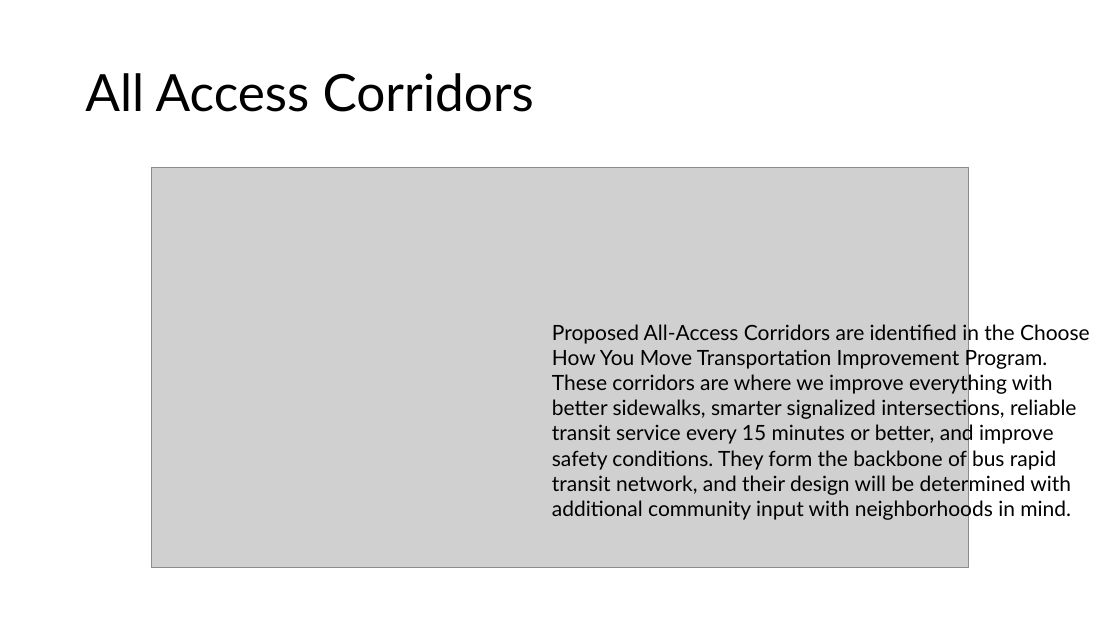
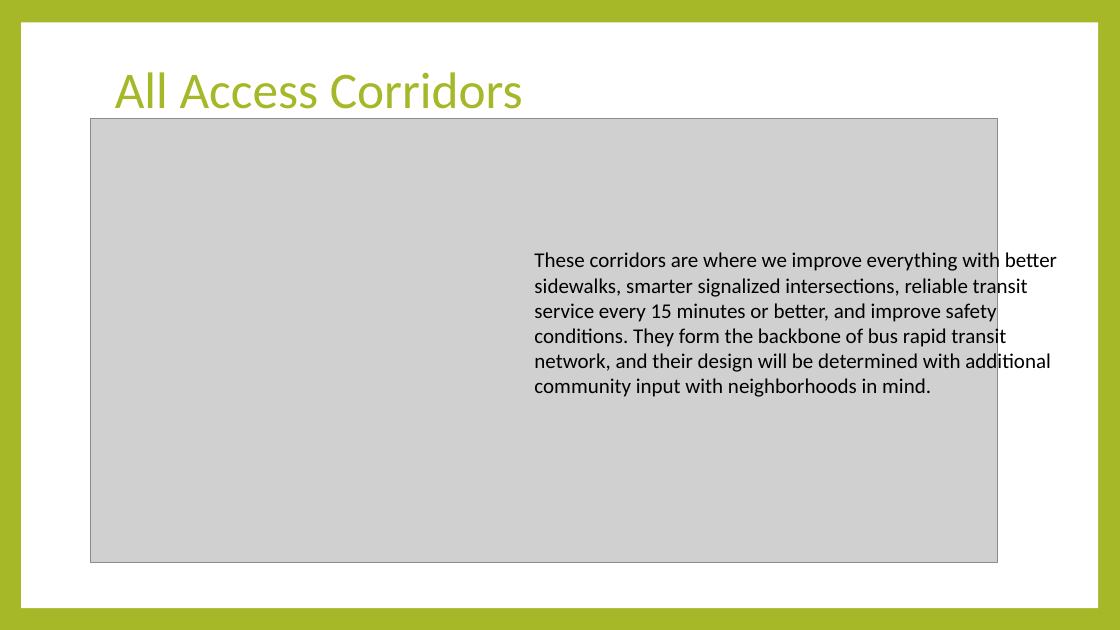
Before and after one commit to NSS-Full-Time-Data-Analytics-14/Capstone_jaime, a slide deck: slide 6 of capstonepresentation.pptx (slide 4 before the commit). Drawn at 1120x630 pixels with LibreOffice and Linux fonts; fonts in the diff are those of the drawing; grey boxes stand for pictures. Boxes give left, top, right and bottom in pixels: in the first picture for what was removed or moved away, otherwise in the second. Text is boxed around its words. In the diff, an @@ line names an element or a change of style, - is before the commit and + after.

```diff
--- a/capstonepresentation.pptx
+++ b/capstonepresentation.pptx
@@ background #FFFFFF to #A6B727 @@
@@ rectangle added at box(21, 23, 1098, 608), fill #FFFFFF @@
@@ title "All Access Corridors": place and size @@
-title "All Access Corridors" at box(85, 73, 534, 112)
+title "All Access Corridors" at box(115, 72, 523, 121)
@@ title "All Access Corridors" at box(115, 72, 523, 121): font Lato to Calibri, text colour #000000 to #A6B727 @@
@@ picture: place and size @@
-picture at box(151, 168, 969, 568)
+picture at box(90, 118, 997, 562)
@@ text at box(534, 250, 1057, 397): text changed; font Lato to Calibri @@
-Proposed All-Access Corridors are identified in the Choose How You Move Transportation Improvement Program. These corridors are where we improve everything with better sidewalks, smarter signalized intersections, reliable transit service every 15 minutes or better, and improve safety conditions. They form the backbone of bus rapid transit network, and their design will be determined with additional community input with neighborhoods in mind.
+These corridors are where we improve everything with better sidewalks, smarter signalized intersections, reliable transit service every 15 minutes or better, and improve safety conditions. They form the backbone of bus rapid transit network, and their design will be determined with additional community input with neighborhoods in mind.
```
Also in this commit, not shown: 6 other slides changed, 7 slides added, 3 slides removed, 6 other files.
